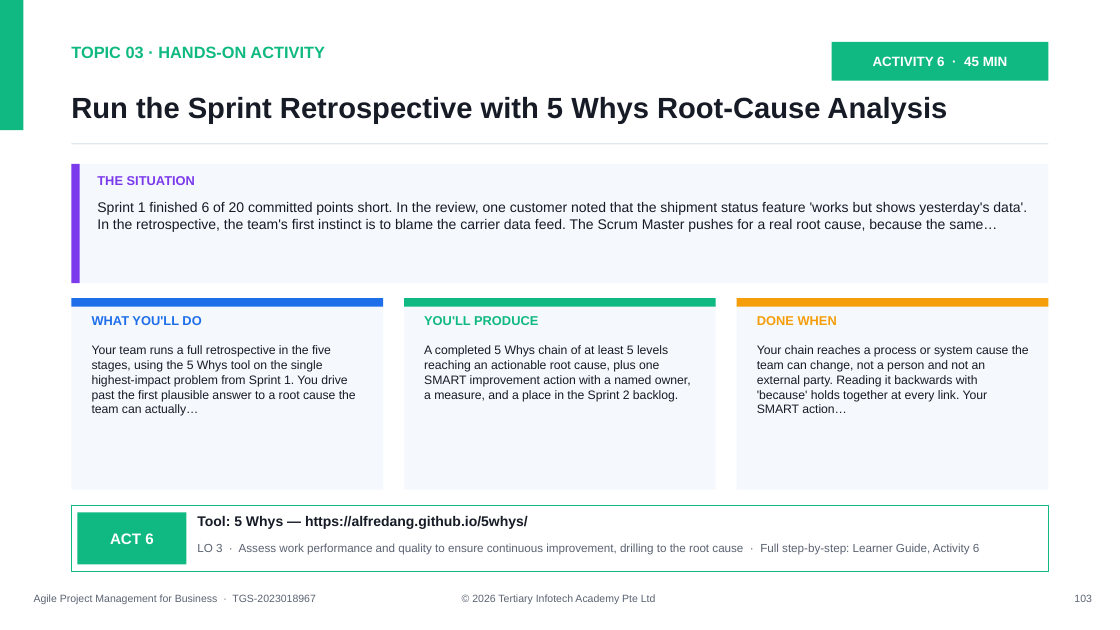
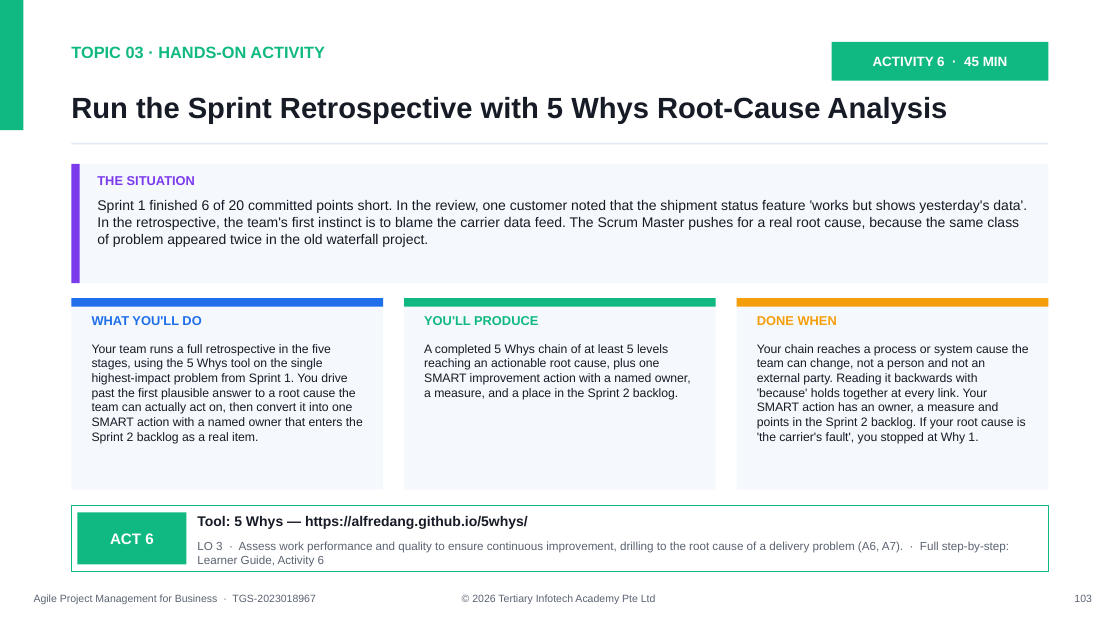
Before and after one commit to tertiarycourses/TGS-2023018967-Agile-Project-Management-for-Business, a slide deck: slide 103 of courseware/WSQ - Master Trainer Slides - Agile Project Management for Business - v9.0.pptx. Drawn at 1120x630 pixels with LibreOffice and Linux fonts; fonts in the diff are those of the drawing. Boxes give left, top, right and bottom in pixels: in the first picture for what was removed or moved away, otherwise in the second. Text is boxed around its words. In the diff, an @@ line names an element or a change of style, - is before the commit and + after.

```diff
--- a/courseware/WSQ - Master Trainer Slides - Agile Project Management for Business - v9.0.pptx
+++ b/courseware/WSQ - Master Trainer Slides - Agile Project Management for Business - v9.0.pptx
@@ text at (x1=97, y1=200, x2=1027, y2=247): text changed @@
-Sprint 1 finished 6 of 20 committed points short. In the review, one customer noted that the shipment status feature 'works but shows yesterday's data'. In the retrospective, the team's first instinct is to blame the carrier data feed. The Scrum Master pushes for a real root cause, because the same…
+Sprint 1 finished 6 of 20 committed points short. In the review, one customer noted that the shipment status feature 'works but shows yesterday's data'. In the retrospective, the team's first instinct is to blame the carrier data feed. The Scrum Master pushes for a real root cause, because the same class of problem appeared twice in the old waterfall project.
@@ text at (x1=92, y1=344, x2=363, y2=444): text changed @@
-Your team runs a full retrospective in the five stages, using the 5 Whys tool on the single highest-impact problem from Sprint 1. You drive past the first plausible answer to a root cause the team can actually…
+Your team runs a full retrospective in the five stages, using the 5 Whys tool on the single highest-impact problem from Sprint 1. You drive past the first plausible answer to a root cause the team can actually act on, then convert it into one SMART action with a named owner that enters the Sprint 2 backlog as a real item.
@@ text at (x1=757, y1=344, x2=1029, y2=444): text changed @@
-Your chain reaches a process or system cause the team can change, not a person and not an external party. Reading it backwards with 'because' holds together at every link. Your SMART action…
+Your chain reaches a process or system cause the team can change, not a person and not an external party. Reading it backwards with 'because' holds together at every link. Your SMART action has an owner, a measure and points in the Sprint 2 backlog. If your root cause is 'the carrier's fault', you stopped at Why 1.
@@ text at (x1=197, y1=541, x2=1009, y2=567): text changed @@
-LO 3 · Assess work performance and quality to ensure continuous improvement, drilling to the root cause · Full step-by-step: Learner Guide, Activity 6
+LO 3 · Assess work performance and quality to ensure continuous improvement, drilling to the root cause of a delivery problem (A6, A7). · Full step-by-step: Learner Guide, Activity 6
```
Also in this commit, not shown: 27 other slides changed, 34 other files.
